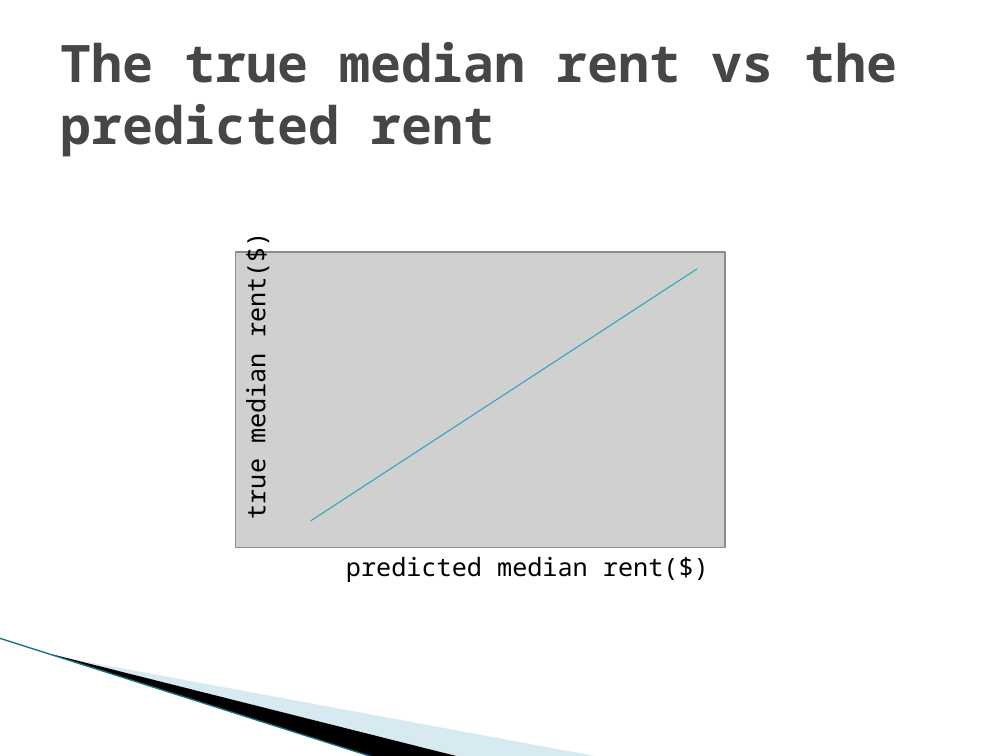
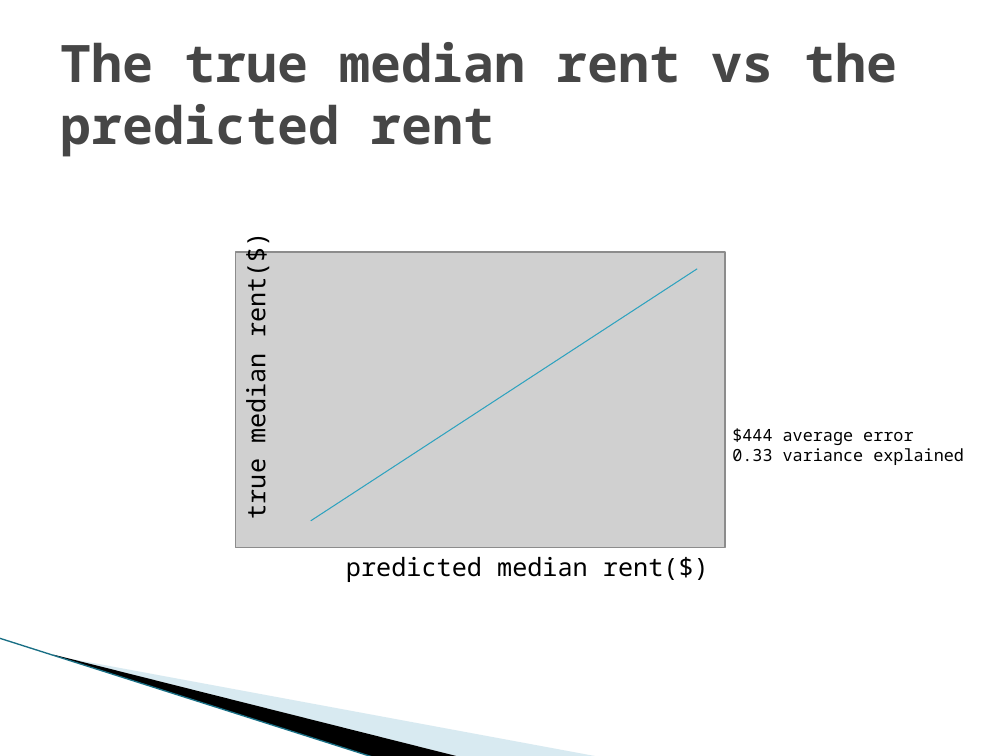
Before and after one commit to Cricetulus/capstone-project, a slide deck: slide 8 of IBM capstone project.pptx. Drawn at 1008x756 pixels with LibreOffice and Linux fonts; fonts in the diff are those of the drawing; grey boxes stand for pictures; background and template pictures are left out. Boxes give left, top, right and bottom in pixels: in the first picture for what was removed or moved away, otherwise in the second. Text is boxed around its words. In the diff, an @@ line names an element or a change of style, - is before the commit and + after.

```diff
--- a/IBM capstone project.pptx
+++ b/IBM capstone project.pptx
@@ text added at [732, 428, 964, 465], 12 pt, text #000000 @@
+$444 average error
+0.33 variance explained
```
Also in this commit, not shown: 3 other slides changed.
